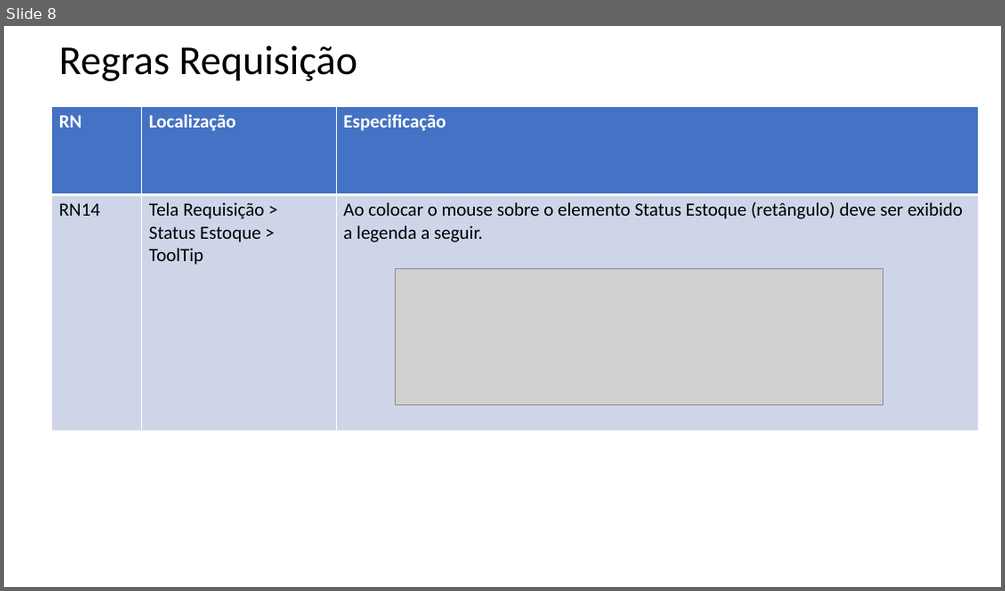
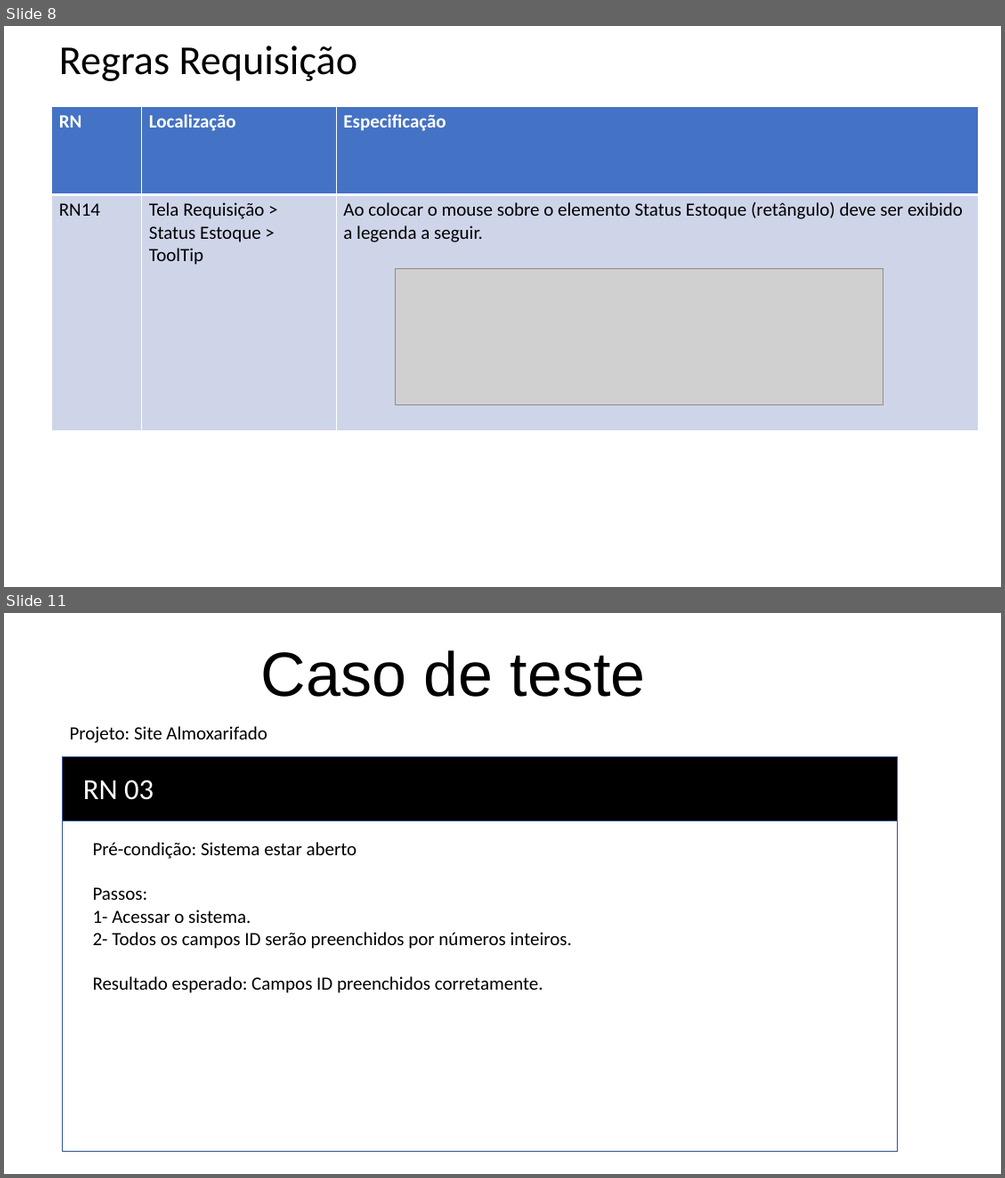
Before and after one commit to RaissaBarbs/Almoxarifado, a slide deck: RegrasNegocio/RN_Requisitos.pptx. Shown one above the other, each under a label of ours: slide 8 before the commit, slides 8 and 11 after it; the slides between them are not shown. The pictures are 1005x591 and 1005x1178 pixels, drawn with LibreOffice and Linux fonts; fonts in the diff are those of the drawing; grey boxes stand for pictures. Boxes give left, top, right and bottom in pixels: in the first picture for what was removed or moved away, otherwise in the second. Text is boxed around its words. In the diff, an @@ line names an element or a change of style, - is before the commit and + after.

```diff
--- a/RegrasNegocio/RN_Requisitos.pptx
+++ b/RegrasNegocio/RN_Requisitos.pptx
@@ slide 11 added at <box>4,613,1001,1174</box>, background #FFFFFF @@
@@ title added at <box>261,650,646,697</box>, 60 pt, text #000000 @@
+Caso de teste
@@ text added at <box>70,726,267,743</box>, 18 pt, text #000000 @@
+Projeto: Site Almoxarifado
@@ rectangle added at <box>63,756,898,1151</box>, fill #FFFFFF, outline #325491 1 pt @@
@@ rectangle added at <box>63,756,898,821</box>, fill #000000, outline #325491 1 pt @@
@@ text added at <box>83,779,154,800</box>, 28 pt, text #FFFFFF @@
+RN 03
@@ text added at <box>93,842,572,993</box>, 18 pt, text #000000 @@
+Pré-condição: Sistema estar aberto
+Passos:
+1- Acessar o sistema.
+2- Todos os campos ID serão preenchidos por números inteiros.
+Resultado esperado: Campos ID preenchidos corretamente.
```
Also in this commit, not shown: 1 slide changed, 5 other slides added.
